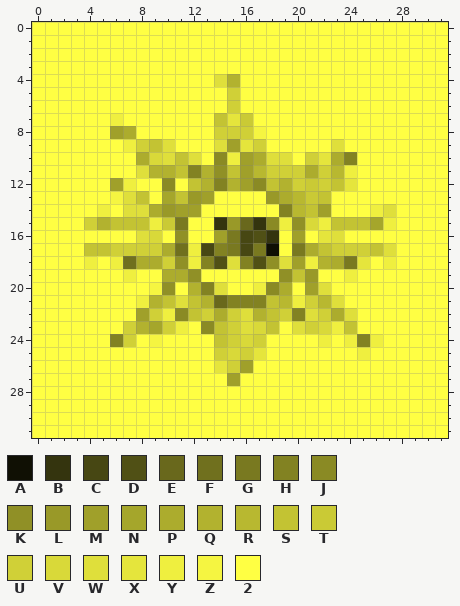
Pixel-art sprite, stored at web/favicon.png. Above is the file before it was changed.
The file is 32x32 pixels. Colours within 5 levels of each other are drawn and written as one.
Palette (. is transparent): A #101004  B #34340e  C #474713  D #505015  E #69681c  F #70701e  G #797920  H #828222  J #8a8a24  K #909026  L #999928  M #a0a02a  N #a5a62b  P #acac2d  Q #b2b22f  R #b8b830  S #c3c333  T #caca35  U #d0d037  V #d9d939  W #dfdf3b  X #e5e53c  Y #efef3f  Z #f5f541  2 #ffff43
Once edited:
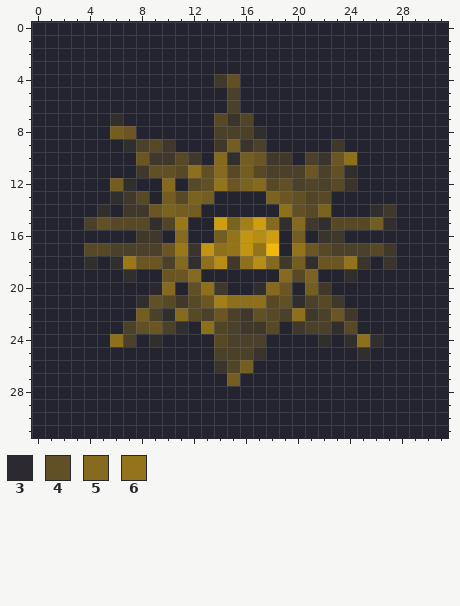
Colours new in this view: 3 #2b292f  4 #615025  5 #84691e  6 #93741b
Change:
@@ palette @@
-2 #ffff43
+2 #242430
-A #101004
+A #f1b70a
-B #34340e
+B #cf9e10
-C #474713
+C #c29513
-D #505015
+D #b78d15
-E #69681c
+E #a27f18
-F #70701e
+F #9a781a
-H #828222
+H #8d6f1c
-L #999928
+L #7a6220
-M #a0a02a
+M #745d21
-P #acac2d
+P #6b5623
-S #c3c333
+S #584926
-T #caca35
+T #514528
-U #d0d037
+U #4b4029
-W #dfdf3b
+W #40382b
-X #e5e53c
+X #3a342c
-Y #efef3f
+Y #312e2e
@@ x 13..17 @@
  3 22222
- 4 2WQ22
+ 4 2W422
  5 22U22
@@ x 0..31 @@
  7 222222Y2222222SXT222222222222222
- 8 222222MP222222UUUZ22222222222222
+ 8 222222MP222222UUUY22222222222222
  9 2222222YUSW222WMXU22222W22222222
-10 22222222PVWSW2JYMPWW2UXPH2222222
-11 22222222WQQSHQKSMRUUUPURY2222222
-12 222222MY22J2SQHQMJSQUTUSX2222222
-13 222222ZWS2NSLM2222LPRTS222222222
-14 22222Y2WWPLMM222222HRSM222YW2222
-15 2222UQSSSYTG22BLEBJYKVYSSSNY2222
-16 22222222WV2K22MGCDB2M2XW22222222
-17 2222SSUUUUPFYCHGCGA2GPSUUUSW2222
-18 2222Y2YFPPUKYHDWHDKWMYQPGX2Y2222
-19 2222222Y22PPK222222KSL22Y2222222
-20 222222222ZK2QHW22YJP2MW222222222
-21 22222222YQSWSQEHHHSRYURW22222222
-22 22222222MUYJSUPUWQSUHWUPW2222222
-23 2222222UQNUY2JSUWVS2WUVYS2222222
-24 222222HU2Z2222SUVU2222Y2YHY22222
-25 22222222222222UVUX2222222Y222222
-26 22222222222222XUM222222222222222
+10 22222222PWWSW25YMPWW2UXPH2222222
+11 22222222W44SH45SMSUUUPU4Y2222222
+12 222222MY2252S46PL5S4UTUSX2222222
+13 222222YWS2MSLM2222LP4TS222222222
+14 22222Y2WWPLMM222222H4SL222YW2222
+15 2222U4SSSYTF22BLEB5Y5WYSSSMY2222
+16 22222222WW2522M6CDB2M2XW22222222
+17 2222SSUUUUPFXCH6C6A26PSUUUSW2222
+18 2222Y2YFPPU5YHDWHD5WMYPP6X2X2222
+19 2222222Y22PP52222225SL22Y2222222
+20 2222222223524HW22Y5P2MW222222222
+21 22222222Y4SWSPEHHHS4YUSW22222222
+22 22222222MUY5SUPUW4SUHWUPW2222222
+23 2222222U4PUY2HTUWWS2WUUYS2222222
+24 222222HU2Y2222SUUU2222Y2YHY22222
+25 22222222222222UUUX2222222Y222222
+26 22222222222222XTM222222222222222
 27 222222222222222M2222222222222222
Where, in picture pixels (left, top, right, bottom), the same in both pictures:
changed: (32, 22, 448, 438)
